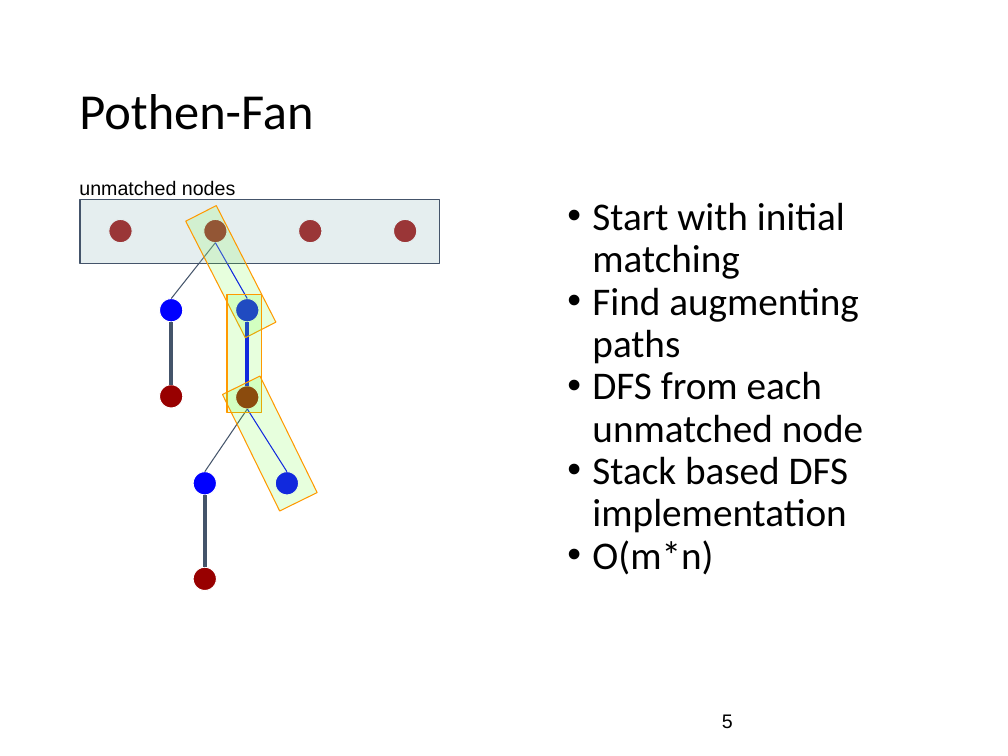
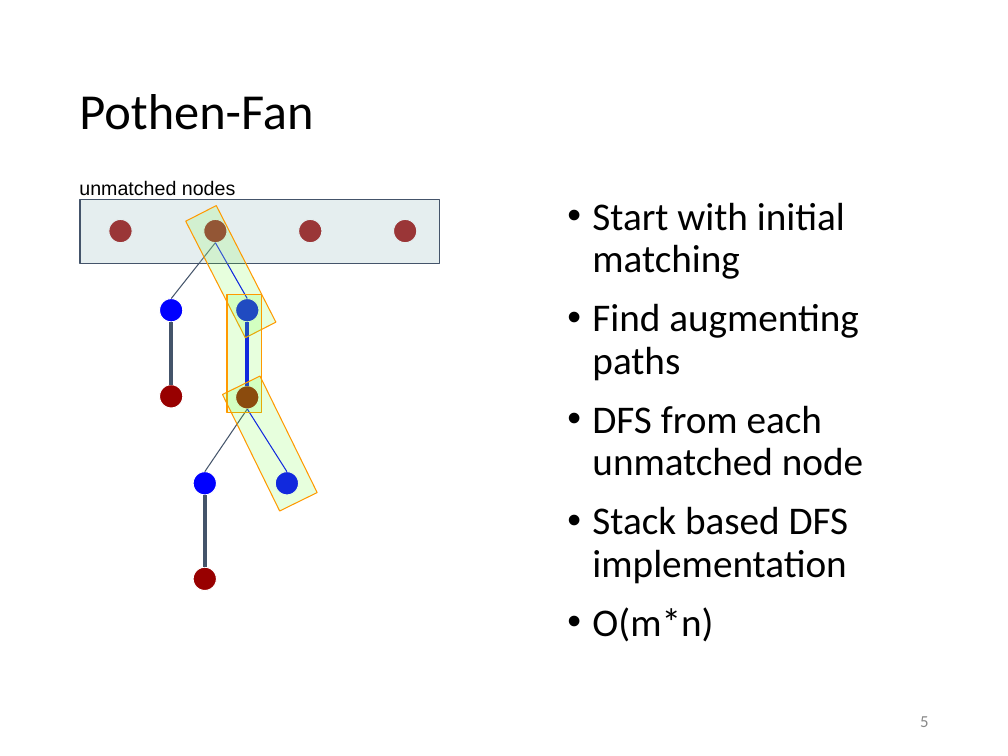
Before and after one commit to suem/dphpc-project, a slide deck: slide 5 of Final Presentation.pptx. Drawn at 1008x756 pixels with LibreOffice and Linux fonts; fonts in the diff are those of the drawing. Boxes give left, top, right and bottom in pixels: in the first picture for what was removed or moved away, otherwise in the second. Text is boxed around its words. In the diff, an @@ line names an element or a change of style, - is before the commit and + after.

```diff
--- a/Final Presentation.pptx
+++ b/Final Presentation.pptx
@@ text "Start with initial matching" at (x1=592, y1=202, x2=863, y2=642): more space between paragraphs @@
@@ page number at (x1=920, y1=716, x2=928, y2=727): size 14 to 12 pt, font Arial to Calibri, text colour #000000 to #888888; alignment left to right @@
```
Also in this commit, not shown: 13 other slides changed.
